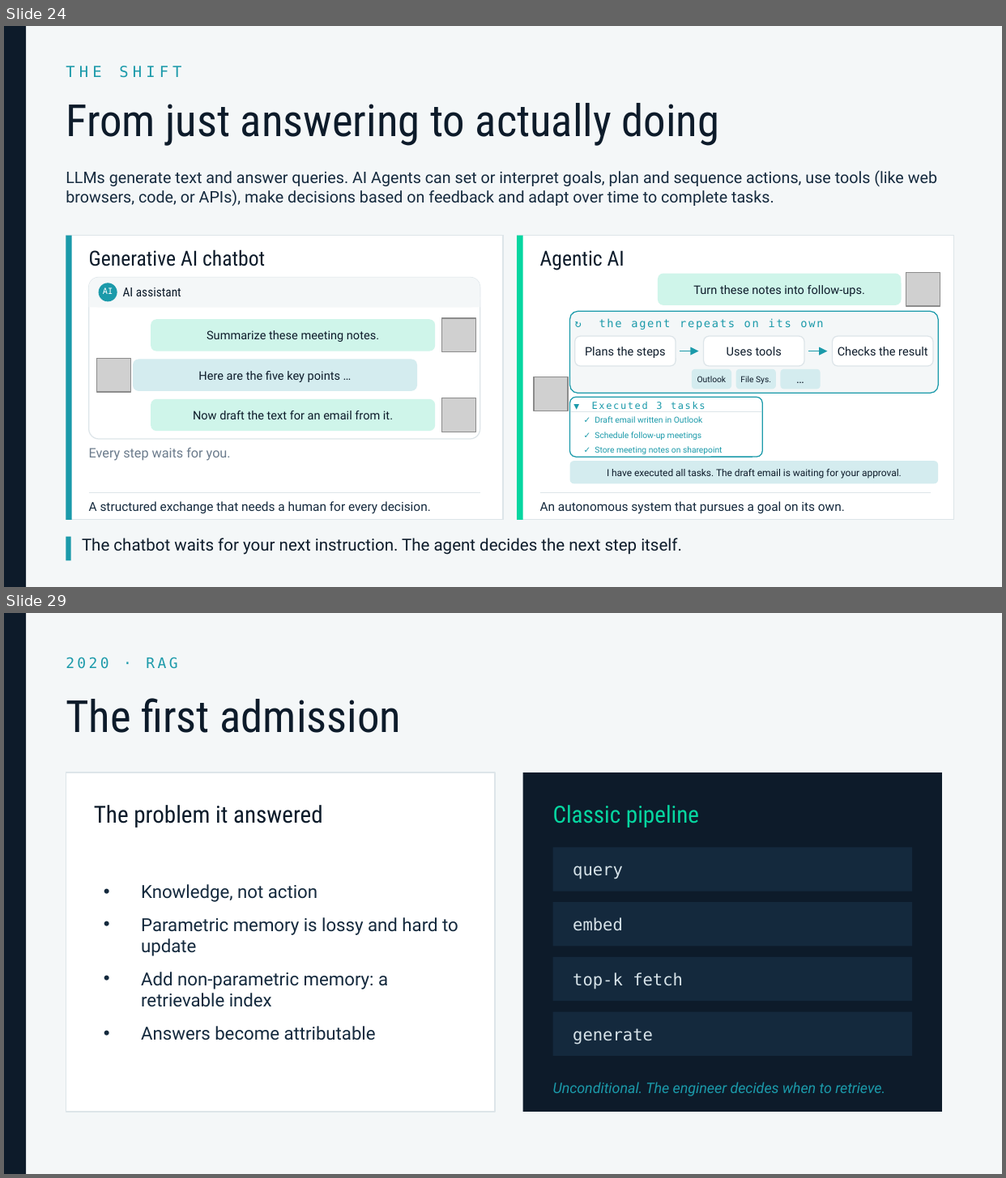
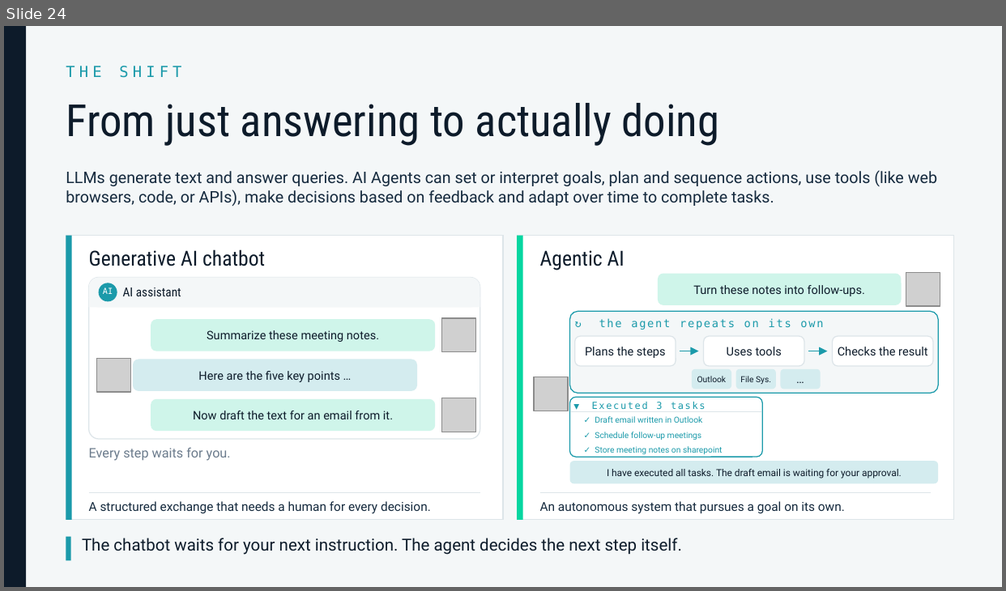
Before and after one commit to lukasroedl/ai-terminology-hell, a slide deck: ai-terminology-hell.pptx. Shown one above the other, each under a label of ours: slides 24 and 29 before the commit, slide 24 after it; the slides between them are not shown. The pictures are 1006x1178 and 1006x591 pixels, drawn with LibreOffice and Linux fonts; fonts in the diff are those of the drawing; grey boxes stand for pictures. Boxes give left, top, right and bottom in pixels: in the first picture for what was removed or moved away, otherwise in the second. Text is boxed around its words. In the diff, an @@ line names an element or a change of style, - is before the commit and + after.

```diff
--- a/ai-terminology-hell.pptx
+++ b/ai-terminology-hell.pptx
@@ slide 29 removed at (4,613,1002,1174), background #F4F7F8 @@
@@ rectangle removed at (4,613,26,1174) @@
@@ text removed at (66,657,177,669) @@
-2020 · RAG
@@ text removed at (66,698,402,733) @@
-The first admission
@@ rectangle removed at (66,773,495,1112) @@
@@ rectangle removed at (523,773,942,1112) @@
@@ text removed at (94,805,323,828) @@
-The problem it answered
@@ text removed at (553,805,699,828) @@
-Classic pipeline
@@ rectangle removed at (553,848,912,892) @@
@@ text removed at (573,866,623,879) @@
-query
@@ text removed at (141,884,458,1041) @@
-• Knowledge, not action
-• Parametric memory is lossy and hard to update
-• Add non-parametric memory: a retrievable index
-• Answers become attributable
@@ rectangle removed at (553,902,912,946) @@
@@ text removed at (573,918,623,931) @@
-embed
@@ rectangle removed at (553,957,912,1001) @@
@@ text removed at (573,973,683,990) @@
-top-k fetch
@@ rectangle removed at (553,1012,912,1056) @@
@@ text removed at (573,1029,653,1045) @@
-generate
@@ text removed at (553,1082,885,1097) @@
-Unconditional. The engineer decides when to retrieve.
```
Also in this commit, not shown: 4 slides changed, 11 slides added, 8 other slides removed, 20 other files.
